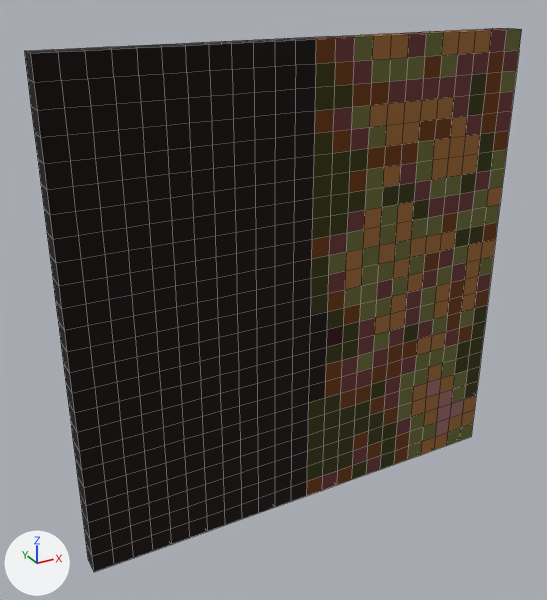
Two versions of the OBJ model WindingTale2/Assets/Resources/Shapes/Shapes_24/Shape_24_16.obj, one commit apart.
One viewpoint serves both versions: a camera (50 mm lens) standing at (-1.81, -3.01, 1.48) and looking at (-0.14, 0.01, -0.03). The lights are fixed; the arrows at lower left show +X, +Y and +Z. The older version comes first. Mesh edges are drawn as thin lines. Where no turn or scale is listed for an object, it has been applied to the vertices. Vertices at exactly the same position are counted once.

Names of what the first picture shows: 'Shape_24_16'.
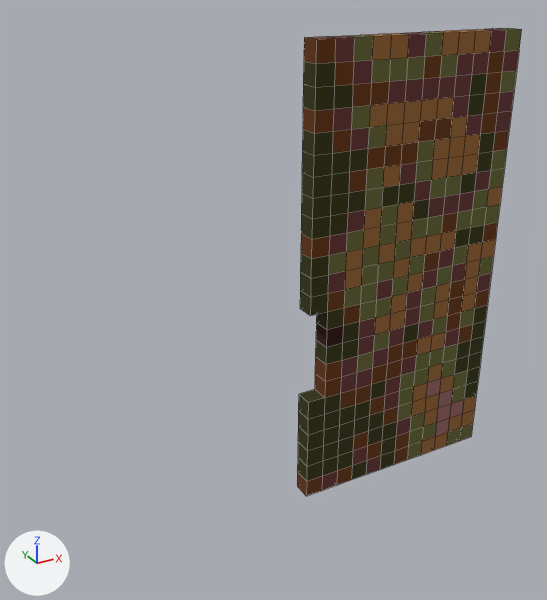
The change in detail:
me_shape_24_16 is used by ob_shape_24_16; location (0.0, 0.0, 0.0).
me_shape_24_16 had 1250 vertices, 1248 faces and spanned x -1.2..1.2, y -0.1..0.0, z -1.2..1.2.
me_shape_24_16 now has 642 vertices, 640 faces and spans x 0.0..1.2, y -0.1..0.0, z -1.2..1.2.
me_shape_24_16 part 1: 608 vertices removed from x -1.2..0.0, y -0.1..0.0, z -1.2..1.2.

Location of each change, [x1, y1, x2, y2] in pixels of the pictures (547 x 600 px):
'Shape_24_16', reshaped (55% narrower, 14% shorter)
    before: [24, 28, 522, 572]
    after: [297, 28, 522, 496]
part 1 of me_shape_24_16, deleted
    before: [24, 38, 327, 572]
